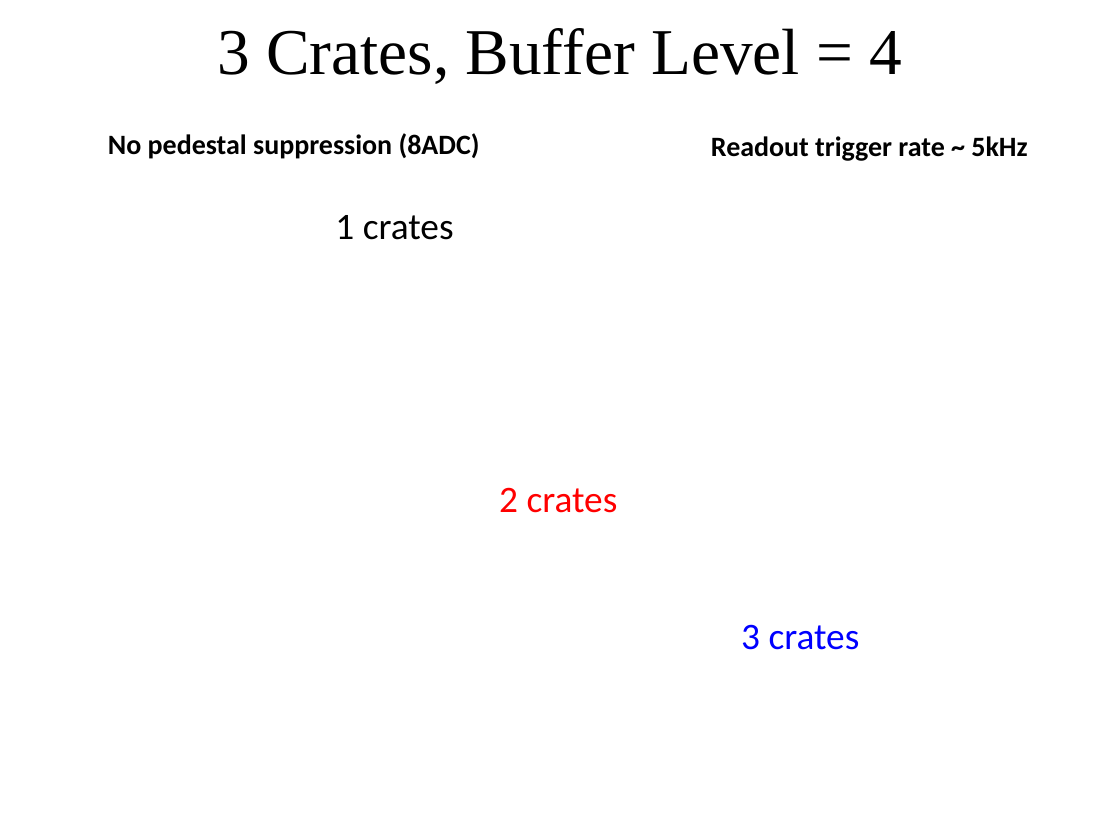
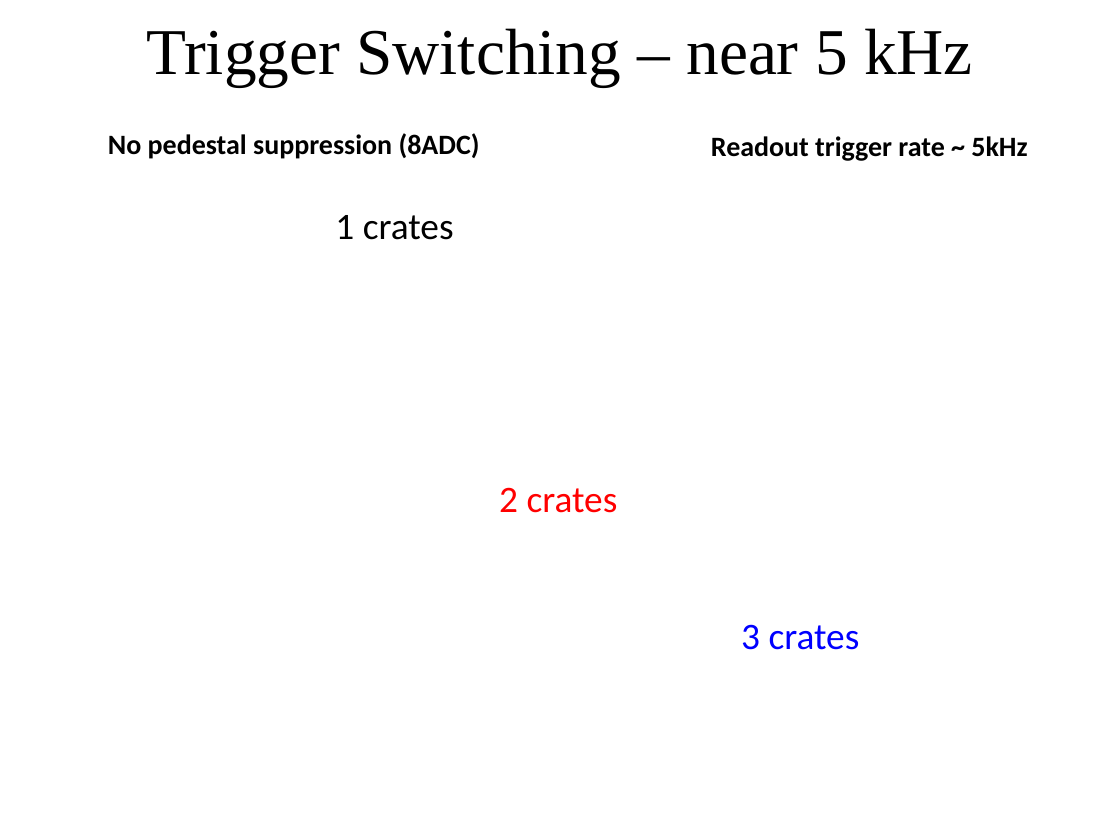
Before and after one commit to bmoffit/sbsdaq, a slide deck: slide 10 of 2015_DOE_Review/SuperBigBite DAQ update-Oct-20-2015.pptx. Drawn at 1120x840 pixels with LibreOffice and Linux fonts; fonts in the diff are those of the drawing; background and template pictures are left out. Boxes give left, top, right and bottom in pixels: in the first picture for what was removed or moved away, otherwise in the second. Text is boxed around its words. In the diff, an @@ line names an element or a change of style, - is before the commit and + after.

```diff
--- a/2015_DOE_Review/SuperBigBite DAQ update-Oct-20-2015.pptx
+++ b/2015_DOE_Review/SuperBigBite DAQ update-Oct-20-2015.pptx
@@ title at (147, 28, 973, 86): text changed @@
-3 Crates, Buffer Level = 4
+Trigger Switching – near 5 kHz
```
Also in this commit, not shown: 18 other slides changed, 1 slide added, 1 slide removed, 1 other file.
